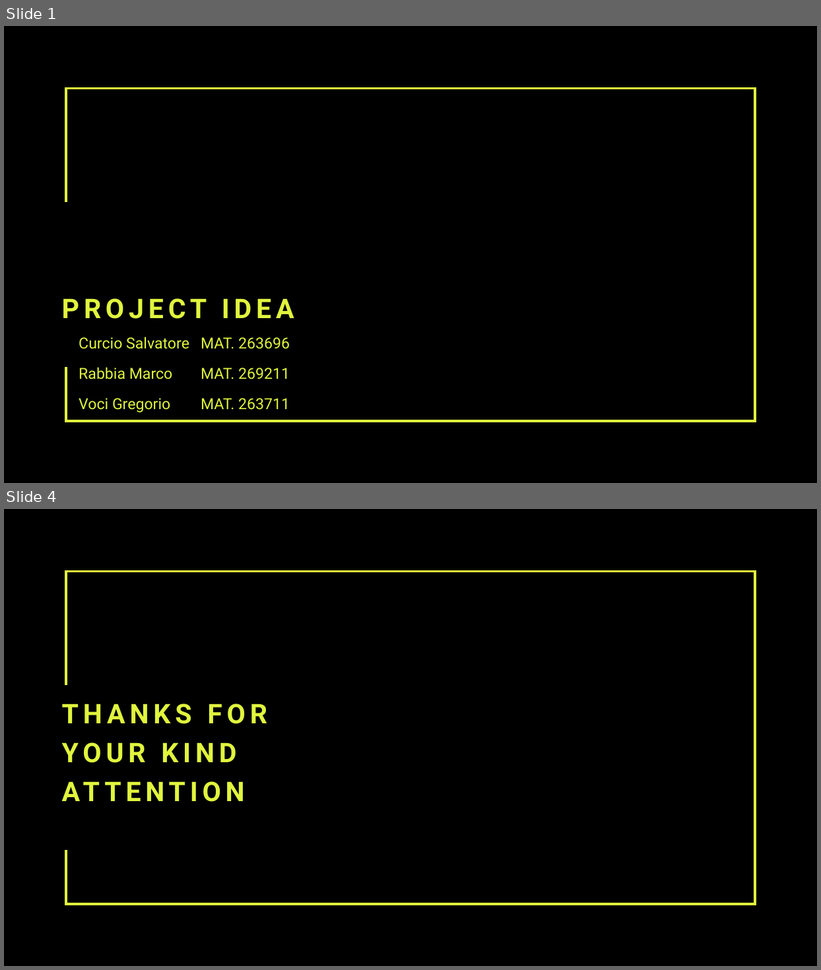
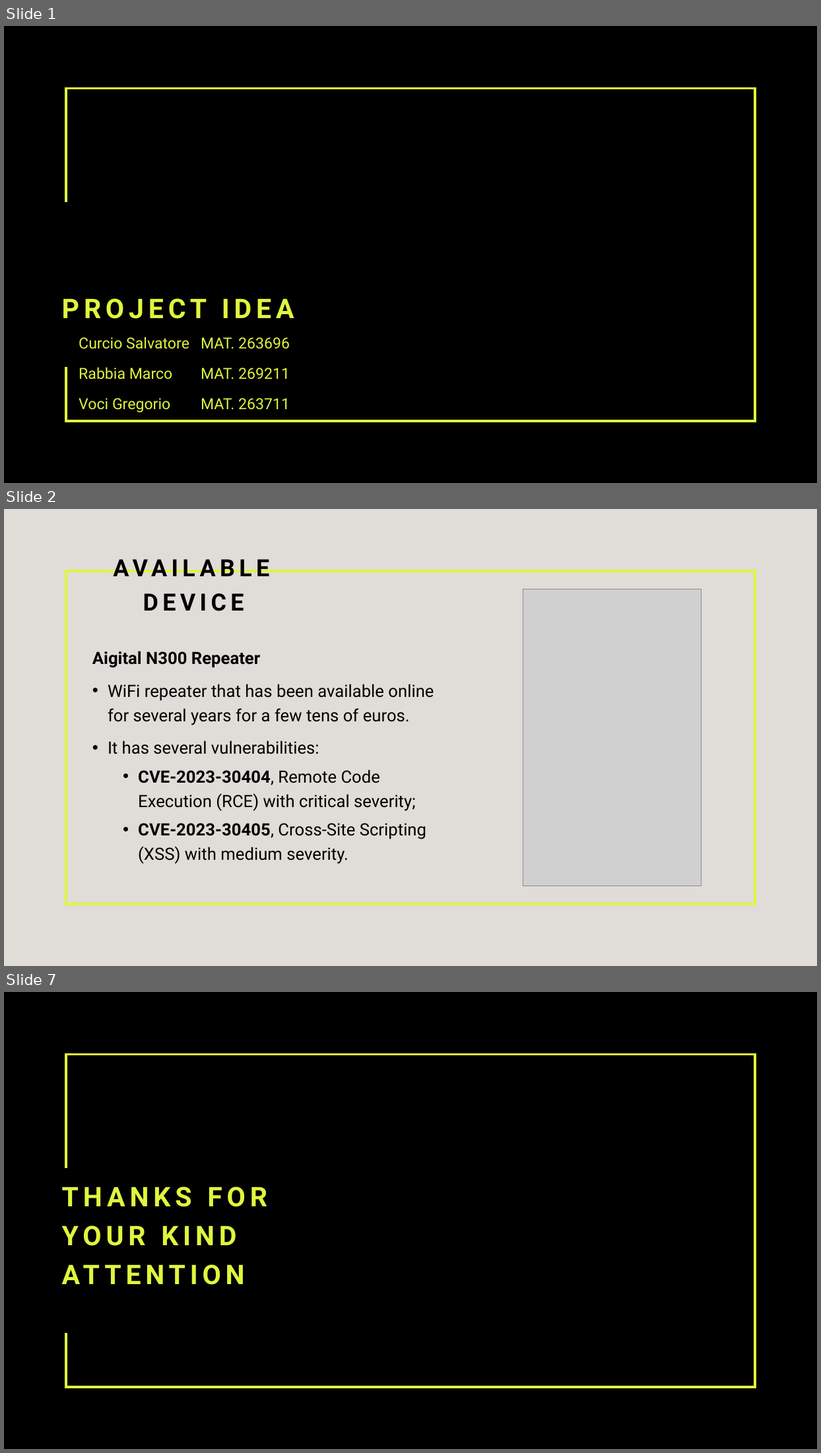
Before and after one commit to Gory-git/progetto_IoT, a slide deck: file/documents/CurcioRabbiaVociPresentation.pptx. Shown one above the other, each under a label of ours: slides 1 and 4 before the commit, slides 1, 2 and 7 after it; the slides between them are not shown. The pictures are 821x970 and 821x1453 pixels, drawn with LibreOffice and Linux fonts; fonts in the diff are those of the drawing; grey boxes stand for pictures; background and template pictures are left out; a plain dark background stands for a picture behind light text. Boxes give left, top, right and bottom in pixels: in the first picture for what was removed or moved away, otherwise in the second. Text is boxed around its words. In the diff, an @@ line names an element or a change of style, - is before the commit and + after.

```diff
--- a/file/documents/CurcioRabbiaVociPresentation.pptx
+++ b/file/documents/CurcioRabbiaVociPresentation.pptx
@@ slide 2 added at (4, 509, 817, 966), background #E0DDD8 @@
@@ rectangle added at (66, 571, 755, 904), outline #E0F53D 3 pt @@
@@ title added at (143, 593, 244, 611), 28 pt, text #000000, bold @@
+AVAILABLE DEVICE
@@ picture added at (523, 590, 701, 886) @@
@@ text added at (92, 651, 434, 864), 20 pt, text #000000 @@
+Aigital N300 Repeater
+• WiFi repeater that has been available online for several years for a few tens of euros.
+• It has several vulnerabilities:
+  • CVE-2023-30404, Remote Code Execution (RCE) with critical severity;
+  • CVE-2023-30405, Cross-Site Scripting (XSS) with medium severity.
@@ what was slide 4 is now slide 7 @@
```
Also in this commit, not shown: 4 other slides added, 2 slides removed, 16 other files.
